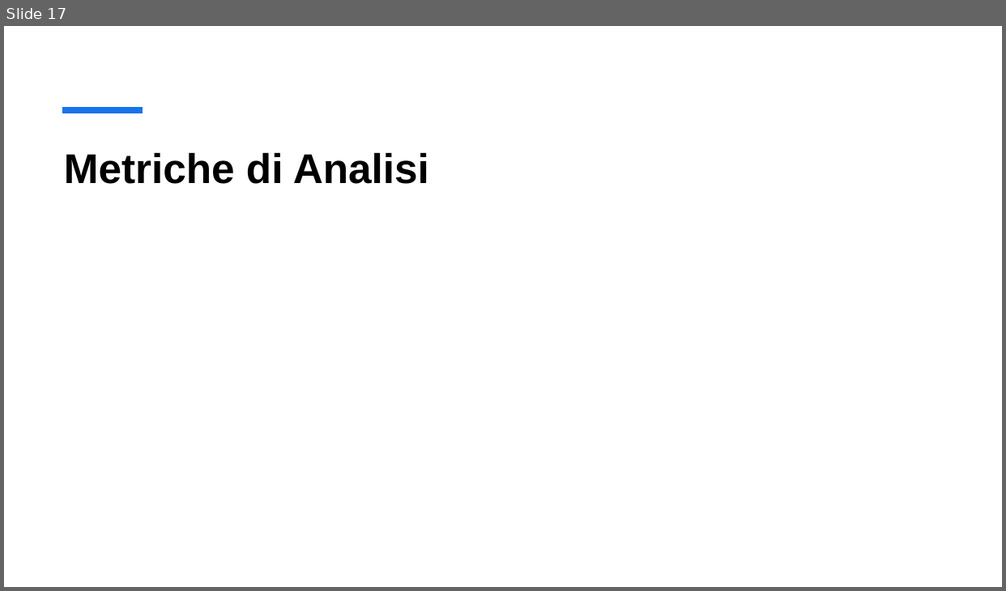
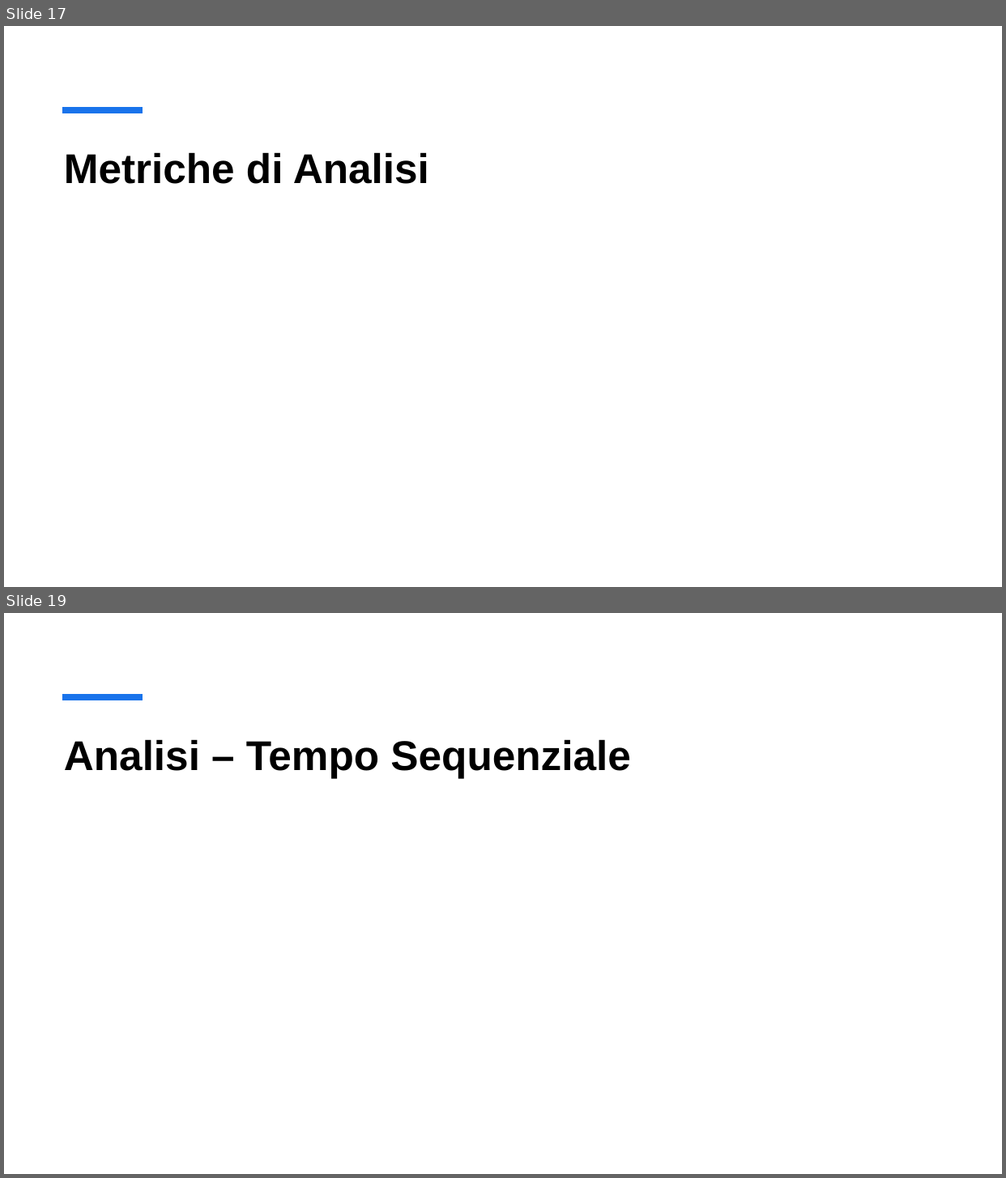
Before and after one commit to Gasspire/appunti-universita, a slide deck: Secondo Semestre/principi_prog_parallela/Codici/Progetto/Simulazione della Diffusione del Calore 2D.pptx. Shown one above the other, each under a label of ours: slide 17 before the commit, slides 17 and 19 after it; the slides between them are not shown. The pictures are 1006x591 and 1006x1178 pixels, drawn with LibreOffice and Linux fonts; fonts in the diff are those of the drawing; grey boxes stand for pictures. Boxes give left, top, right and bottom in pixels: in the first picture for what was removed or moved away, otherwise in the second. Text is boxed around its words. In the diff, an @@ line names an element or a change of style, - is before the commit and + after.

```diff
--- a/Secondo Semestre/principi_prog_parallela/Codici/Progetto/Simulazione della Diffusione del Calore 2D.pptx
+++ b/Secondo Semestre/principi_prog_parallela/Codici/Progetto/Simulazione della Diffusione del Calore 2D.pptx
@@ slide 19 added at [4, 613, 1002, 1174], background #FFFFFF; not listed: 1 template element that a slide beside it also shows @@
@@ title added at [64, 739, 630, 778], 40 pt, text #000000, bold @@
+Analisi – Tempo Sequenziale
```
Also in this commit, not shown: 1 slide changed, 3 other slides added, 5 other files.
